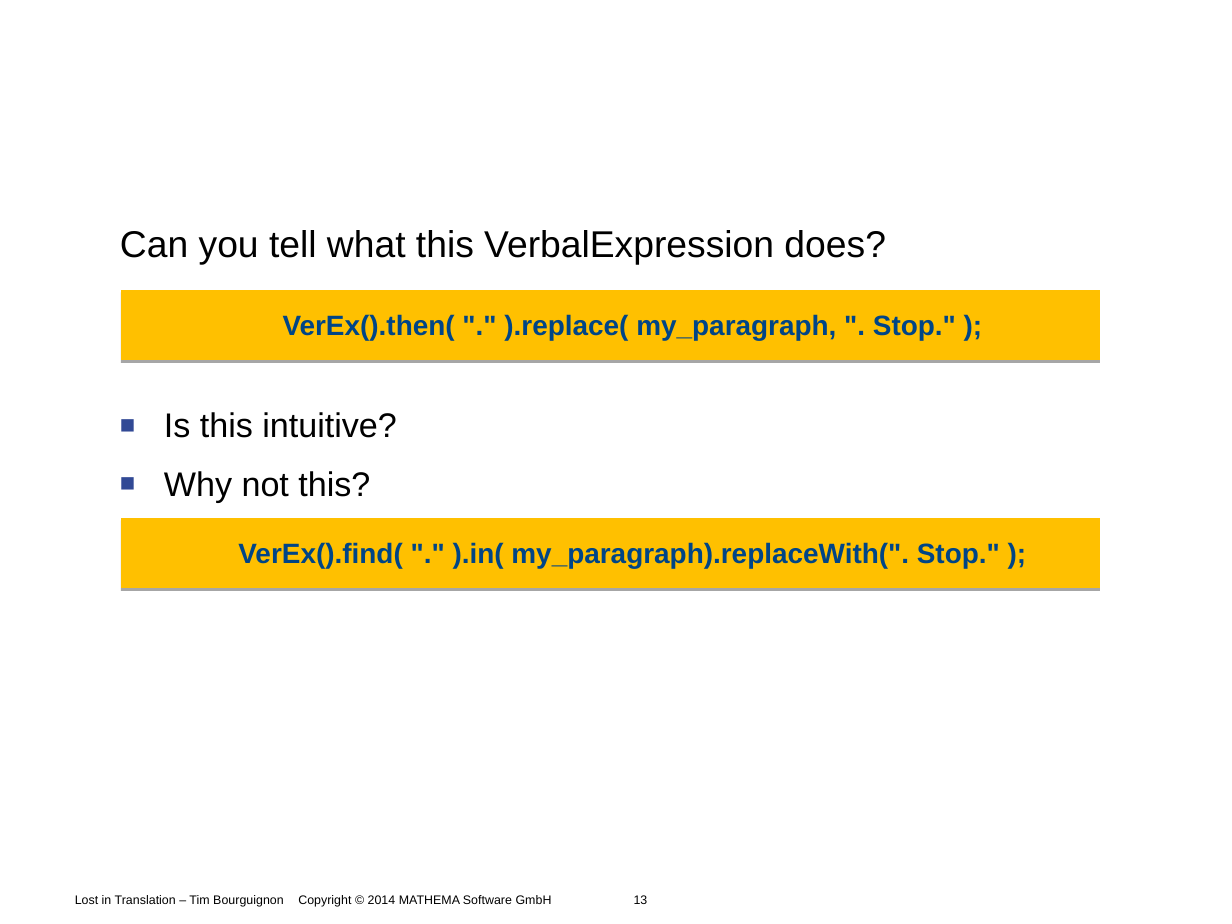
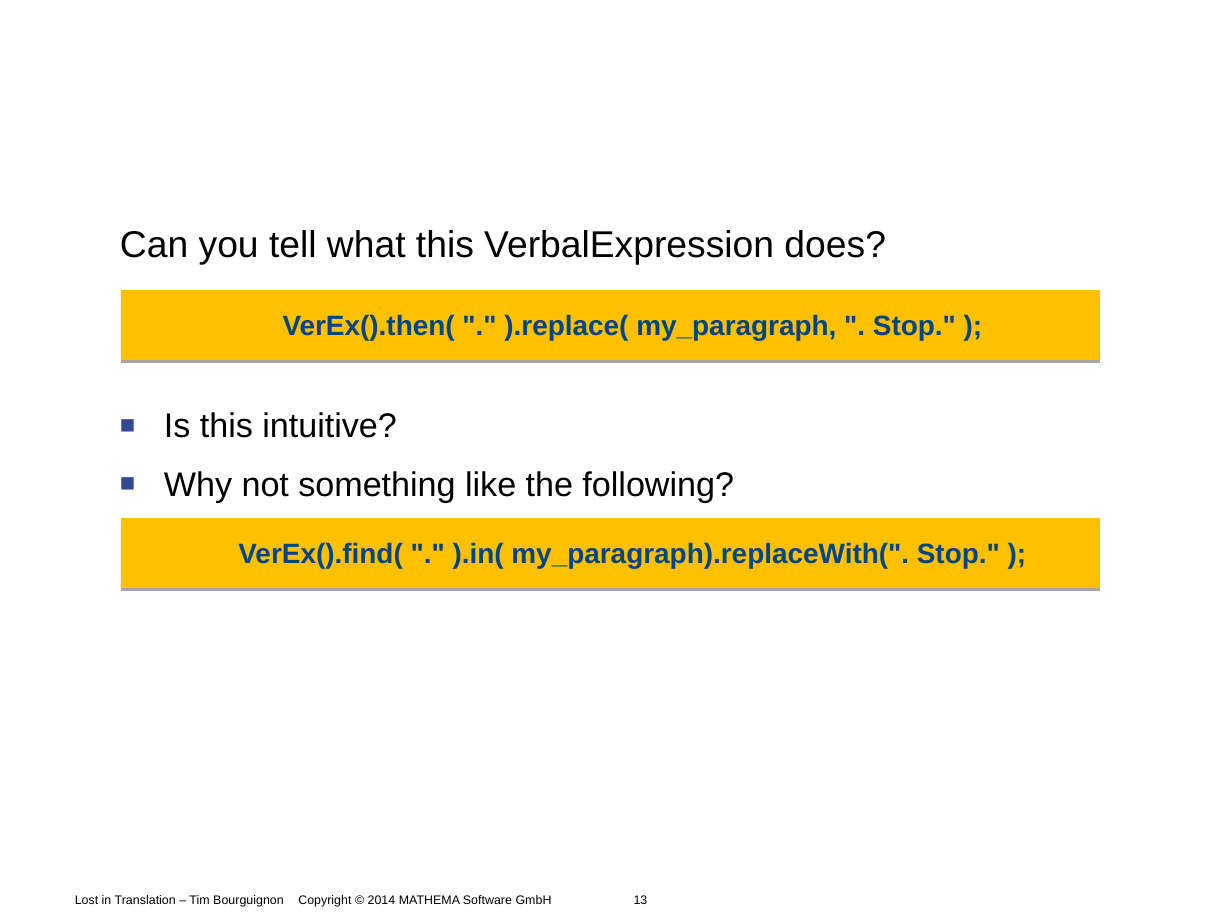
Before and after one commit to Timothep/Talk.LostInTranslation, a slide deck: slide 13 of LostInTranslation.odp. Drawn at 1232x924 pixels with LibreOffice and Linux fonts; fonts in the diff are those of the drawing; background and template pictures are left out. Boxes give left, top, right and bottom in pixels: in the first picture for what was removed or moved away, otherwise in the second. Text is boxed around its words. In the diff, an @@ line names an element or a change of style, - is before the commit and + after.

```diff
--- a/LostInTranslation.odp
+++ b/LostInTranslation.odp
@@ text at (164,471,734,503): text changed @@
-  ■ Why not this?
+  ■ Why not something like the following?
```
Also in this commit, not shown: 15 other slides changed, 6 slides removed.
